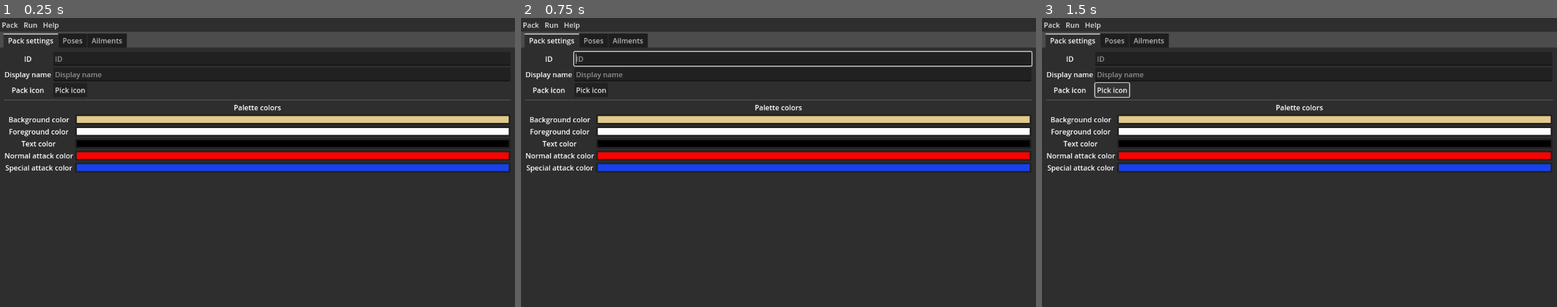
Above: before the commit, frames 1-3 (left to right).
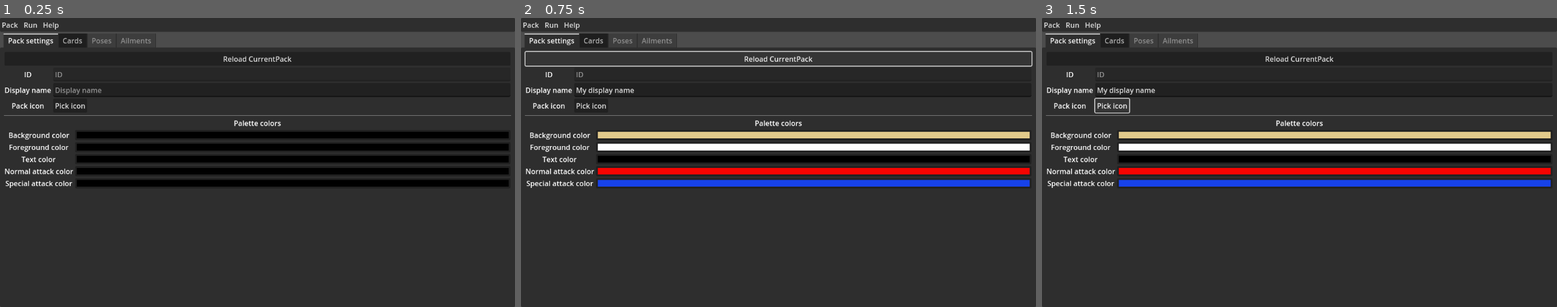
Above: after the commit, the same moments.

Repository: Tyrannicodin/card-creator
Game: Godot game, scene res://hub/root.tscn
Same seed, same stepped clock (60 frames per second), same inputs: the game is played once before the commit and once after it. The project has no main scene, so this scene is started directly. The engine's default icon, where the game draws it, is replaced by a stand-in: a white triangle on a blue panel in a dark square.
Inputs (mouse positions are in pixels of both pictures, inside the frame that each line leads up to):
- Up to frame 1 (0.25 s): no input
- Up to frame 2 (0.75 s): click (778, 58) at 0.5 s, where only the run after the commit has a clickable "Reload CurrentPack"
- Up to frame 3 (1.5 s): click "Pick icon" at 1.25 s

The runs differ from the first frame. In frame 1, 18% of the frame differs, in the area x 0-100%, y 5-59%; in frame 2, 20%; in frame 3, 19%.

Commit message:
Change path type, begin script editor

Diff:
--- a/cards/editor/base.tscn
+++ b/cards/editor/base.tscn
@@ -1,9 +1,10 @@
-[gd_scene load_steps=5 format=3 uid="uid://cna5kwdi7rsn6"]
+[gd_scene load_steps=6 format=3 uid="uid://cna5kwdi7rsn6"]
 
 [ext_resource type="Script" path="res://cards/editor/properties/editor.gd" id="1_dpbxf"]
 [ext_resource type="Script" path="res://cards/editor/properties/name_input.gd" id="2_8cli5"]
 [ext_resource type="Script" path="res://cards/editor/card_list.gd" id="2_d5pwv"]
 [ext_resource type="Script" path="res://cards/editor/properties/input.gd" id="3_xju73"]
+[ext_resource type="PackedScene" uid="uid://6oweyur5b4y0" path="res://cards/preview/hermit/hermit.tscn" id="5_utcj3"]
 
 [node name="cards" type="MarginContainer"]
 anchors_preset = 15
@@ -139,6 +140,8 @@
 size = Vector2i(400, 400)
 render_target_update_mode = 4
 
+[node name="card" parent="SplitScreen/PreviewContainer/SubViewport" instance=ExtResource("5_utcj3")]
+
 [connection signal="card_set" from="." to="SplitScreen/ScrollContainer/GridsContainers/GeneralContainer/Name" method="card_set"]
 [connection signal="card_set" from="." to="SplitScreen/ScrollContainer/GridsContainers/GeneralContainer/Rarity" method="card_set"]
 [connection signal="item_selected" from="SplitScreen/CardSelector/CardList/OptionButton" to="SplitScreen/CardSelector/CardList/OptionButton" method="item_selected"]
--- a/cards/editor/properties/editor.gd
+++ b/cards/editor/properties/editor.gd
@@ -50,8 +50,9 @@
 func property_updated(property, value):
     if freeze_preview:
         return
-    set_recursive(current_card, property, value)
-    $SplitScreen/PreviewContainer/SubViewport.get_child(0).card_set(current_card)
+    if property:
+        set_recursive(current_card, property, value)
+    $SplitScreen/PreviewContainer/SubViewport.get_child(0).update_card()
 
 func set_recursive(target, property, value):
     var split_property = property.split(".")
--- a/cards/preview/hermit/hermit.tscn
+++ b/cards/preview/hermit/hermit.tscn
@@ -42,7 +42,7 @@
 
 [node name="SubViewport" type="SubViewport" parent="PictureBackground/MarginContainer/SubViewportContainer" index="0"]
 handle_input_locally = false
-size = Vector2i(2, 2)
+size = Vector2i(300, 186)
 render_target_update_mode = 4
 
 [node name="TextureRect" type="TextureRect" parent="PictureBackground/MarginContainer/SubViewportContainer/SubViewport" index="0"]
--- a/cards/preview/hermit/hermit_card.gd
+++ b/cards/preview/hermit/hermit_card.gd
@@ -8,54 +8,54 @@
 var cost_images: Dictionary = {}
 
 func _ready():
-    var path = "res://resources/images/types"
-    var dir = DirAccess.open(path)
-    for file in dir.get_files():
-        type_images[file.split(".")[0]] = load(path + "/" + file.replace(".import", ""))
-    path = "res://resources/images/ranks"
-    dir = DirAccess.open(path)
-    for file in dir.get_files():
-        cost_images[file.split(".")[0]] = load(path + "/" + file.replace(".import", ""))
+	var path = "res://resources/images/types"
+	var dir = DirAccess.open(path)
+	for file in dir.get_files():
+		type_images[file.split(".")[0]] = load(path + "/" + file.replace(".import", ""))
+	path = "res://resources/images/ranks"
+	dir = DirAccess.open(path)
+	for file in dir.get_files():
+		cost_images[file.split(".")[0]] = load(path + "/" + file.replace(".import", ""))
 
 
 func card_set(new_card: HermitCard):
-    card = new_card
-    update_card()
+	card = new_card
+	update_card()
 
 func update_card():
-    $Info/Name.text = card.name
-    $Info/Name.modulate = CurrentPack.current_pack.text
-    $Info/Health.text = str(card.health)
-    $Info/Health.modulate = CurrentPack.current_pack.normal_attack
+	$Info/Name.text = card.name
+	$Info/Name.modulate = CurrentPack.current_pack.text
+	$Info/Health.text = str(card.health)
+	$Info/Health.modulate = CurrentPack.current_pack.normal_attack
 
-    $Corner/TextureRect.texture = type_images[Enums.Type.find_key(card.type).to_lower()]
-    $TokenIcon.texture = null if card.cost == 0 else cost_images[str(card.cost)]
+	$Corner/TextureRect.texture = type_images[Enums.Type.find_key(card.type).to_lower()]
+	$TokenIcon.texture = null if card.cost == 0 else cost_images[str(card.cost)]
 
-    set_attack_info($Attack1, card.primary_attack)
-    set_attack_info($Attack2, card.secondary_attack)
+	set_attack_info($Attack1, card.primary_attack)
+	set_attack_info($Attack2, card.secondary_attack)
 
-    $Corner.self_modulate = CurrentPack.current_pack.foreground
-    $AttackDivider.modulate = CurrentPack.current_pack.foreground
-    $PictureBackground.self_modulate = CurrentPack.current_pack.foreground
-    $Foreground.modulate = CurrentPack.current_pack.foreground
+	$Corner.self_modulate = CurrentPack.current_pack.foreground
+	$AttackDivider.modulate = CurrentPack.current_pack.foreground
+	$PictureBackground.self_modulate = CurrentPack.current_pack.foreground
+	$Foreground.modulate = CurrentPack.current_pack.foreground
 
-    $MarginContainer.modulate = CurrentPack.current_pack.background
+	$MarginContainer.modulate = CurrentPack.current_pack.background
 
 
 func set_attack_info(attack: Control, attackInfo: Attack):
-    attack.get_node("Name").text = attackInfo.name
-    attack.get_node("Name").modulate = CurrentPack.current_pack.text
-    attack.get_node("Damage").text = "00" if attackInfo.damage == 0 else str(attackInfo.damage)
-    attack.get_node("Damage").modulate = (
-        CurrentPack.current_pack.normal_attack if attackInfo.special_ability == ""
-        else CurrentPack.current_pack.special_attack)
+	attack.get_node("Name").text = attackInfo.name
+	attack.get_node("Name").modulate = CurrentPack.current_pack.text
+	attack.get_node("Damage").text = "00" if attackInfo.damage == 0 else str(attackInfo.damage)
+	attack.get_node("Damage").modulate = (
+		CurrentPack.current_pack.normal_attack if attackInfo.special_ability == ""
+		else CurrentPack.current_pack.special_attack)
 
-    attack.get_node("Items/1").texture = (
-        null if attackInfo.item_1 == Enums.AttackType.NONE
-        else type_images[Enums.AttackType.find_key(attackInfo.item_1).to_lower()])
-    attack.get_node("Items/2").texture = (
-        null if attackInfo.item_2 == Enums.AttackType.NONE
-        else type_images[Enums.AttackType.find_key(attackInfo.item_2).to_lower()])
-    attack.get_node("Items/3").texture = (
-        null if attackInfo.item_3 == Enums.AttackType.NONE
-        else type_images[Enums.AttackType.find_key(attackInfo.item_3).to_lower()])
+	attack.get_node("Items/1").texture = (
+		null if attackInfo.item_1 == Enums.AttackType.NONE
+		else type_images[Enums.AttackType.find_key(attackInfo.item_1).to_lower()])
+	attack.get_node("Items/2").texture = (
+		null if attackInfo.item_2 == Enums.AttackType.NONE
+		else type_images[Enums.AttackType.find_key(attackInfo.item_2).to_lower()])
+	attack.get_node("Items/3").texture = (
+		null if attackInfo.item_3 == Enums.AttackType.NONE
+		else type_images[Enums.AttackType.find_key(attackInfo.item_3).to_lower()])
--- a/hub/current_pack.gd
+++ b/hub/current_pack.gd
@@ -1,4 +1,6 @@
 extends Node
+
+signal on_pack_load(pack: Pack)
 
 var current_pack: Pack = Pack.new()
 var current_path: String
@@ -21,10 +23,12 @@
     card.secondary_attack.item_2 = Enums.AttackType.FARM
     card.secondary_attack.item_3 = Enums.AttackType.ANY
     current_pack.cards[card.id] = card
+    on_pack_load.emit(current_pack)
 
 func load_pack(path: String):
     current_pack = ResourceLoader.load(path, "Pack")
     current_path = path
+    on_pack_load.emit(current_pack)
 
 func save_pack(path: String = ""):
     var save_path = current_path
--- /dev/null
+++ b/hub/pack_settings/pack_input.gd
@@ -0,0 +1,17 @@
+extends Control
+
+
+signal pack_update(property: String, value: Variant)
+
+@export var target_property: String = "color"
+@export var property_updater: String = "color_changed"
+@export var card_property: String = "foreground"
+
+func _ready():
+	connect(property_updater, target_changed)
+
+func target_changed(value: Variant):
+	pack_update.emit(card_property, value)
+
+func pack_set(pack: Pack):
+	set(target_property, pack.get(card_property))
--- a/hub/pack_settings/pack_settings.gd
+++ b/hub/pack_settings/pack_settings.gd
@@ -1,28 +1,23 @@
 extends MarginContainer
 
 
-@onready var idText: LineEdit = $GridsContainer/GeneralContainer/Id
-@onready var nameText: LineEdit = $GridsContainer/GeneralContainer/Name
-@onready var packIcon: TextureRect = $GridsContainer/GeneralContainer/Icon/IconTexture
-
-@onready var backgroundColor: ColorPickerButton = $GridsContainer/PaletteContainer/Background
-@onready var foregroundColor: ColorPickerButton = $GridsContainer/PaletteContainer/Foreground
-@onready var textColor: ColorPickerButton = $GridsContainer/PaletteContainer/Text
-@onready var attackNormalColor: ColorPickerButton = $GridsContainer/PaletteContainer/AttackNormal
-@onready var attackSpecialColor: ColorPickerButton = $GridsContainer/PaletteContainer/AttackSpecial
+signal pack_set(pack: Pack)
 
 func _ready():
-    get_pack_info()
+	CurrentPack.on_pack_load.connect(on_pack_set)
+	for child in (
+		$GridsContainer/GeneralContainer.get_children() +
+		$GridsContainer/PaletteContainer.get_children()):
+		if child.get("pack_set"):
+			pack_set.connect(child.get("pack_set"))
+			child.pack_update.connect(pack_update)
 
-func get_pack_info():
-    if not CurrentPack.current_pack:
-        return
-    idText.text = CurrentPack.current_pack.id
-    nameText.text = CurrentPack.current_pack.display_name
-    packIcon.texture = CurrentPack.current_pack.icon
+func on_pack_set(pack: Pack):
+	pack_set.emit(pack)
 
-    backgroundColor.color = CurrentPack.current_pack.background
-    foregroundColor.color = CurrentPack.current_pack.foreground
-    textColor.color = CurrentPack.current_pack.text
-    attackNormalColor.color = CurrentPack.current_pack.normal_attack
-    attackSpecialColor.color = CurrentPack.current_pack.special_attack
+func pack_update(property: String, value: Variant):
+	CurrentPack.current_pack.set(property, value)
+	$"../Cards".property_updated("", "")
+
+func pack_reload():
+	pack_set.emit(CurrentPack.current_pack)
--- a/hub/pack_settings/pack_settings.tscn
+++ b/hub/pack_settings/pack_settings.tscn
@@ -1,6 +1,7 @@
-[gd_scene load_steps=2 format=3 uid="uid://w8e3e32cgfok"]
+[gd_scene load_steps=3 format=3 uid="uid://w8e3e32cgfok"]
 
 [ext_resource type="Script" path="res://hub/pack_settings/pack_settings.gd" id="1_s5j54"]
+[ext_resource type="Script" path="res://hub/pack_settings/pack_input.gd" id="2_op30v"]
 
 [node name="Pack settings" type="MarginContainer"]
 anchors_preset = 15
@@ -17,6 +18,10 @@
 [node name="GridsContainer" type="VBoxContainer" parent="."]
 layout_mode = 2
 
+[node name="Button" type="Button" parent="GridsContainer"]
+layout_mode = 2
+text = "Reload CurrentPack"
+
 [node name="GeneralContainer" type="GridContainer" parent="GridsContainer"]
 layout_mode = 2
 columns = 2
@@ -32,6 +37,7 @@
 size_flags_horizontal = 3
 tooltip_text = "The pack id, this can't be changed here and must be changed in the pack selection screen."
 placeholder_text = "ID"
+editable = false
 
 [node name="LabelName" type="Label" parent="GridsContainer/GeneralContainer"]
 layout_mode = 2
@@ -44,6 +50,10 @@
 size_flags_horizontal = 3
 tooltip_text = "The pack name that is shown in game"
 placeholder_text = "Display name"
+script = ExtResource("2_op30v")
+target_property = "text"
+property_updater = "text_changed"
+card_property = "display_name"
 
 [node name="LabelIcon" type="Label" parent="GridsContainer/GeneralContainer"]
 layout_mode = 2
@@ -84,6 +94,8 @@
 [node name="Background" type="ColorPickerButton" parent="GridsContainer/PaletteContainer"]
 layout_mode = 2
 size_flags_horizontal = 3
+script = ExtResource("2_op30v")
+card_property = "background"
 
 [node name="LabelForeground" type="Label" parent="GridsContainer/PaletteContainer"]
 layout_mode = 2
@@ -94,6 +106,7 @@
 [node name="Foreground" type="ColorPickerButton" parent="GridsContainer/PaletteContainer"]
 layout_mode = 2
 size_flags_horizontal = 3
+script = ExtResource("2_op30v")
 
 [node name="LabelText" type="Label" parent="GridsContainer/PaletteContainer"]
 layout_mode = 2
@@ -104,6 +117,8 @@
 [node name="Text" type="ColorPickerButton" parent="GridsContainer/PaletteContainer"]
 layout_mode = 2
 size_flags_horizontal = 3
+script = ExtResource("2_op30v")
+card_property = "text"
 
 [node name="LabelAttackNormal" type="Label" parent="GridsContainer/PaletteContainer"]
 layout_mode = 2
@@ -114,6 +129,8 @@
 [node name="AttackNormal" type="ColorPickerButton" parent="GridsContainer/PaletteContainer"]
 layout_mode = 2
 size_flags_horizontal = 3
+script = ExtResource("2_op30v")
+card_property = "normal_attack"
 
 [node name="LabelAttackSpecial" type="Label" parent="GridsContainer/PaletteContainer"]
 layout_mode = 2
@@ -124,3 +141,7 @@
 [node name="AttackSpecial" type="ColorPickerButton" parent="GridsContainer/PaletteContainer"]
 layout_mode = 2
 size_flags_horizontal = 3
+script = ExtResource("2_op30v")
+card_property = "special_attack"
+
+[connection signal="pressed" from="GridsContainer/Button" to="." method="pack_reload"]
--- a/hub/pack_tabs.gd
+++ b/hub/pack_tabs.gd
@@ -2,4 +2,5 @@
 
 
 func _ready():
-    set_tab_disabled(4, true)
+    set_tab_disabled(2, true)
+    set_tab_disabled(3, true)
--- a/hub/root.tscn
+++ b/hub/root.tscn
@@ -1,7 +1,8 @@
-[gd_scene load_steps=4 format=3 uid="uid://ci7p6hnkrkhu7"]
+[gd_scene load_steps=5 format=3 uid="uid://ci7p6hnkrkhu7"]
 
 [ext_resource type="PackedScene" uid="uid://w8e3e32cgfok" path="res://hub/pack_settings/pack_settings.tscn" id="1_0d6it"]
 [ext_resource type="Script" path="res://hub/pack_tabs.gd" id="1_cuwqt"]
+[ext_resource type="PackedScene" uid="uid://cna5kwdi7rsn6" path="res://cards/editor/base.tscn" id="3_fho1u"]
 
 [sub_resource type="StyleBoxFlat" id="StyleBoxFlat_527d3"]
 bg_color = Color(0.298039, 0.298039, 0.298039, 1)
@@ -74,6 +75,10 @@
 [node name="Pack settings" parent="Foreground/TabContainer" instance=ExtResource("1_0d6it")]
 layout_mode = 2
 
+[node name="Cards" parent="Foreground/TabContainer" instance=ExtResource("3_fho1u")]
+visible = false
+layout_mode = 2
+
 [node name="Poses" type="VBoxContainer" parent="Foreground/TabContainer"]
 visible = false
 layout_mode = 2
@@ -81,3 +86,6 @@
 [node name="Ailments" type="VBoxContainer" parent="Foreground/TabContainer"]
 visible = false
 layout_mode = 2
+
+[connection signal="card_set" from="Foreground/TabContainer/Cards" to="Foreground/TabContainer/Cards/SplitScreen/ScrollContainer/GridsContainers/GeneralContainer/Name" method="card_set"]
+[connection signal="card_set" from="Foreground/TabContainer/Cards" to="Foreground/TabContainer/Cards/SplitScreen/ScrollContainer/GridsContainers/GeneralContainer/Rarity" method="card_set"]
--- a/resources/pack.gd
+++ b/resources/pack.gd
@@ -2,8 +2,8 @@
 class_name Pack
 
 @export_group("Basic")
-@export var id: String = ""
-@export var display_name: String = ""
+@export var id: String = "my_id"
+@export var display_name: String = "My display name"
 @export var icon: Texture2D
 
 @export_group("Colours")
--- /dev/null
+++ b/script_editor/Graph.gd
@@ -0,0 +1,10 @@
+extends GraphEdit
+
+
+func _ready():
+	add_valid_connection_type(0, 1)
+	add_valid_connection_type(1, 0)
+	connect("connection_request", _on_connection_request)
+
+func _on_connection_request(from_node: StringName, from_port: int, to_node: StringName, to_port: int):
+	connect_node(from_node, from_port, to_node, to_port)
--- a/script_editor/editor.tscn
+++ b/script_editor/editor.tscn
@@ -1,4 +1,7 @@
-[gd_scene format=3 uid="uid://j5pukgbpwgso"]
+[gd_scene load_steps=3 format=3 uid="uid://j5pukgbpwgso"]
+
+[ext_resource type="PackedScene" uid="uid://cf54y5vm4nhdc" path="res://script_editor/node_spawners/control/if_statement.tscn" id="1_eev7b"]
+[ext_resource type="Script" path="res://script_editor/Graph.gd" id="2_4x8hf"]
 
 [node name="editor" type="HBoxContainer"]
 anchors_preset = 15
@@ -11,8 +14,10 @@
 layout_mode = 2
 size_flags_horizontal = 3
 size_flags_stretch_ratio = 0.25
+current_tab = 2
 
 [node name="Scripts" type="VSplitContainer" parent="TabContainer"]
+visible = false
 layout_mode = 2
 
 [node name="Current" type="VBoxContainer" parent="TabContainer/Scripts"]
@@ -38,10 +43,31 @@
 layout_mode = 2
 text = "Create new"
 
-[node name="Nodes" type="VBoxContainer" parent="TabContainer"]
+[node name="Events" type="VBoxContainer" parent="TabContainer"]
 visible = false
 layout_mode = 2
+
+[node name="Logic" type="MarginContainer" parent="TabContainer"]
+layout_mode = 2
+theme_override_constants/margin_left = 10
+theme_override_constants/margin_top = 10
+theme_override_constants/margin_right = 10
+theme_override_constants/margin_bottom = 10
+
+[node name="ScrollContainer" type="ScrollContainer" parent="TabContainer/Logic"]
+layout_mode = 2
+
+[node name="VBoxContainer" type="VBoxContainer" parent="TabContainer/Logic/ScrollContainer"]
+layout_mode = 2
+size_flags_horizontal = 3
+size_flags_vertical = 3
+
+[node name="If statement" parent="TabContainer/Logic/ScrollContainer/VBoxContainer" instance=ExtResource("1_eev7b")]
+layout_mode = 2
+offset_right = 209.0
+offset_bottom = 103.0
 
 [node name="GraphEdit" type="GraphEdit" parent="."]
 layout_mode = 2
 size_flags_horizontal = 3
+script = ExtResource("2_4x8hf")
--- /dev/null
+++ b/script_editor/node_spawners/component.gd
@@ -0,0 +1,9 @@
+extends Label
+
+@export_group("left")
+@export var left: bool = false
+@export var left_color: Color = "ffffff"
+
+@export_group("right")
+@export var right: bool = false
+@export var right_color: Color = "ffffff"
--- /dev/null
+++ b/script_editor/node_spawners/control/if_statement.tscn
@@ -0,0 +1,43 @@
+[gd_scene load_steps=3 format=3 uid="uid://cf54y5vm4nhdc"]
+
+[ext_resource type="Script" path="res://script_editor/node_spawners/script_node.gd" id="1_ke7jj"]
+[ext_resource type="Script" path="res://script_editor/node_spawners/component.gd" id="2_tdfww"]
+
+[node name="If statement" type="GraphNode"]
+offset_right = 9.0
+offset_bottom = 55.0
+slot/0/left_enabled = false
+slot/0/left_type = 0
+slot/0/left_color = Color(1, 1, 1, 1)
+slot/0/left_icon = null
+slot/0/right_enabled = false
+slot/0/right_type = 0
+slot/0/right_color = Color(1, 1, 1, 1)
+slot/0/right_icon = null
+slot/0/draw_stylebox = true
+slot/1/left_enabled = false
+slot/1/left_type = 0
+slot/1/left_color = Color(1, 1, 1, 1)
+slot/1/left_icon = null
+slot/1/right_enabled = false
+slot/1/right_type = 0
+slot/1/right_color = Color(1, 1, 1, 1)
+slot/1/right_icon = null
+slot/1/draw_stylebox = true
+script = ExtResource("1_ke7jj")
+
+[node name="If" type="Label" parent="."]
+layout_mode = 2
+text = "If _________ do
+"
+script = ExtResource("2_tdfww")
+left = true
+right = true
+right_color = Color(0, 0.882353, 0.243137, 1)
+
+[node name="Else" type="Label" parent="."]
+layout_mode = 2
+text = "Else do"
+script = ExtResource("2_tdfww")
+right = true
+right_color = Color(0.941176, 0, 0.0470588, 1)
--- /dev/null
+++ b/script_editor/node_spawners/script_node.gd
@@ -0,0 +1,18 @@
+extends GraphNode
+
+
+func _ready():
+	title = name
+
+	var i = 0
+	for child in get_children():
+		set_slot_enabled_left(i, child.left)
+		if child.left:
+			set_slot_type_left(i, 0)
+			set_slot_color_left(i, child.left_color)
+
+		set_slot_enabled_right(i, child.right)
+		if child.right:
+			set_slot_type_right(i, 1)
+			set_slot_color_right(i, child.right_color)
+		i += 1
